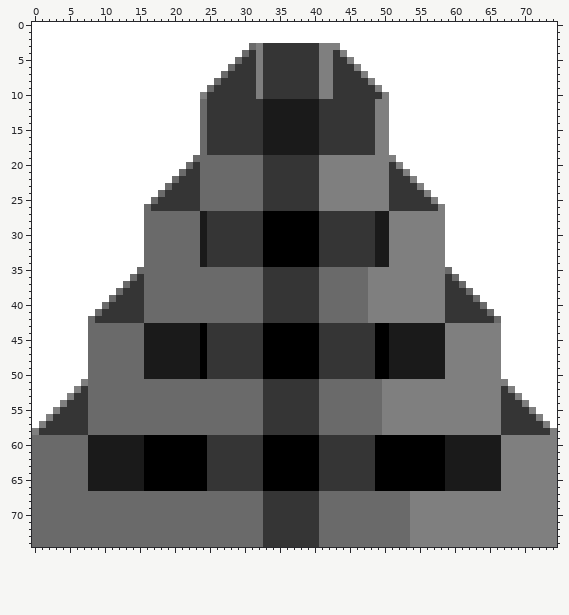
Sprite sheet -- Spikes.png. This is how it looked before the edit.
The file is 75x75 pixels.
After:
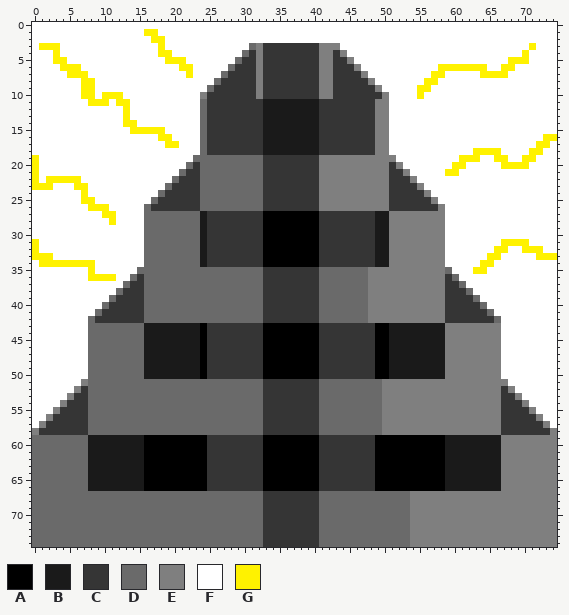
Palette (. is transparent): A #000000  B #1a1a1a  C #353535  D #6a6a6a  E #7f7f7f  F #ffffff  G #fff200
Difference:
Changed rows in their new state; - is an unchanged pixel.
first column x 0:
 1 ----------------GG---------------------------------------------------------
 2 -----------------GG--------------------------------------------------------
 3 -GGG--------------G----------------------------------------------------G---
 4 ---G--------------GG--------------------------------------------------G----
 5 ---GG--------------GGG----------------------------------------------GGG----
 6 ----GGG--------------GG-----------------------------------GGGGGGG--GG------
 7 -----GGG--------------G----------------------------------GG-----GGGG-------
 8 -------GG-----------------------------------------------GG-----------------
 9 -------GG----------------------------------------------GG------------------
10 -------GG-GGG------------------------------------------G-------------------
11 --------GGG-GG-------------------------------------------------------------
12 -------------G-------------------------------------------------------------
13 -------------G-------------------------------------------------------------
14 -------------GG------------------------------------------------------------
15 --------------GGGGG--------------------------------------------------------
16 ------------------GG-----------------------------------------------------GG
17 -------------------GG---------------------------------------------------GG-
18 ---------------------------------------------------------------GGGG----GG--
19 G------------------------------------------------------------GGG--GG--GG---
20 G-----------------------------------------------------------GG-----GGGG----
21 G----------------------------------------------------------GG--------------
22 G-GGGGG--------------------------------------------------------------------
23 GGG---GG-------------------------------------------------------------------
24 -------G-------------------------------------------------------------------
25 -------GG------------------------------------------------------------------
26 --------GGG----------------------------------------------------------------
27 ----------GG---------------------------------------------------------------
28 -----------G---------------------------------------------------------------
31 G------------------------------------------------------------------GGGG----
32 G-----------------------------------------------------------------GG--GGG--
33 GGG--------------------------------------------------------------GG-----GGG
34 -GGGGGGGG-------------------------------------------------------GG---------
35 --------G------------------------------------------------------GG----------
36 --------GGGG---------------------------------------------------------------
Changed places in both pictures, as pixel boxes (x1, y1, x2, y2):
changed: (39, 29, 193, 148)
changed: (417, 43, 536, 99)
changed: (445, 134, 557, 176)
changed: (32, 155, 116, 225)
changed: (32, 239, 116, 281)
changed: (473, 239, 557, 274)
